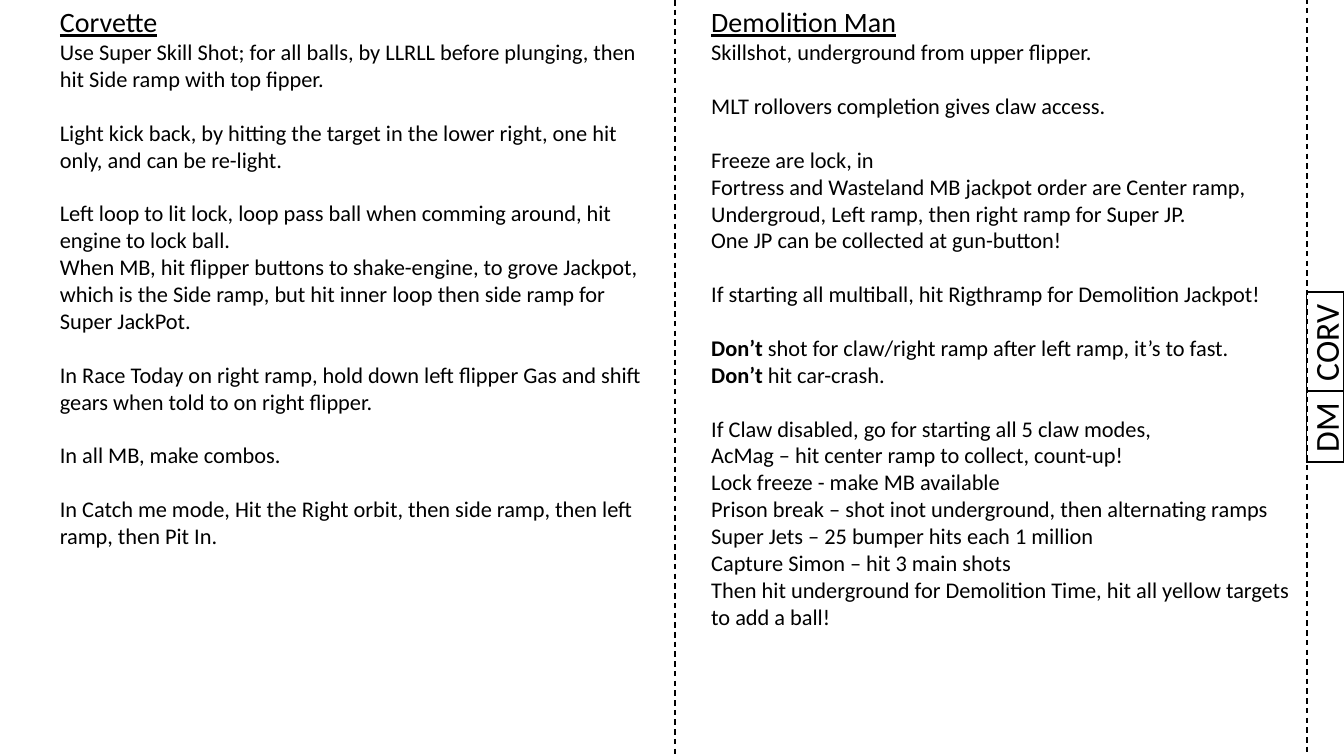
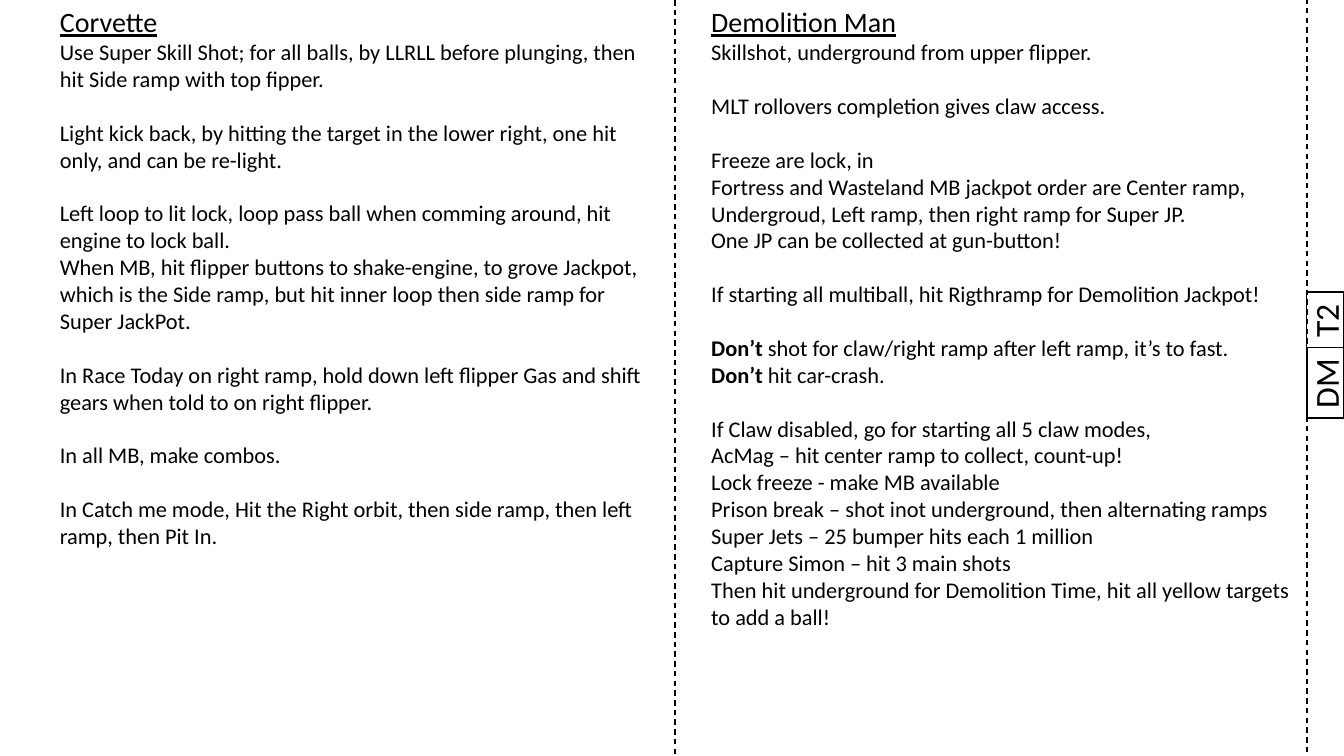
Before and after one commit to karstenbolge/PB, a slide deck: slide 7 of PB.pptx. Drawn at 1344x756 pixels with LibreOffice and Linux fonts; fonts in the diff are those of the drawing. Boxes give left, top, right and bottom in pixels: in the first picture for what was removed or moved away, otherwise in the second. Text is boxed around its words. In the diff, an @@ line names an element or a change of style, - is before the commit and + after.

```diff
--- a/PB.pptx
+++ b/PB.pptx
@@ rectangle "T2": place and size @@
-rectangle "T2" at box(1307, 292, 1344, 391)
+rectangle "T2" at box(1307, 292, 1344, 348)
@@ text in rectangle at box(1307, 307, 1344, 336): text changed @@
-CORV
+T2
@@ rectangle "DM": place and size @@
-rectangle "DM" at box(1307, 392, 1344, 462)
+rectangle "DM" at box(1307, 347, 1344, 418)
```
Also in this commit, not shown: 4 other slides changed, 1 other file.
